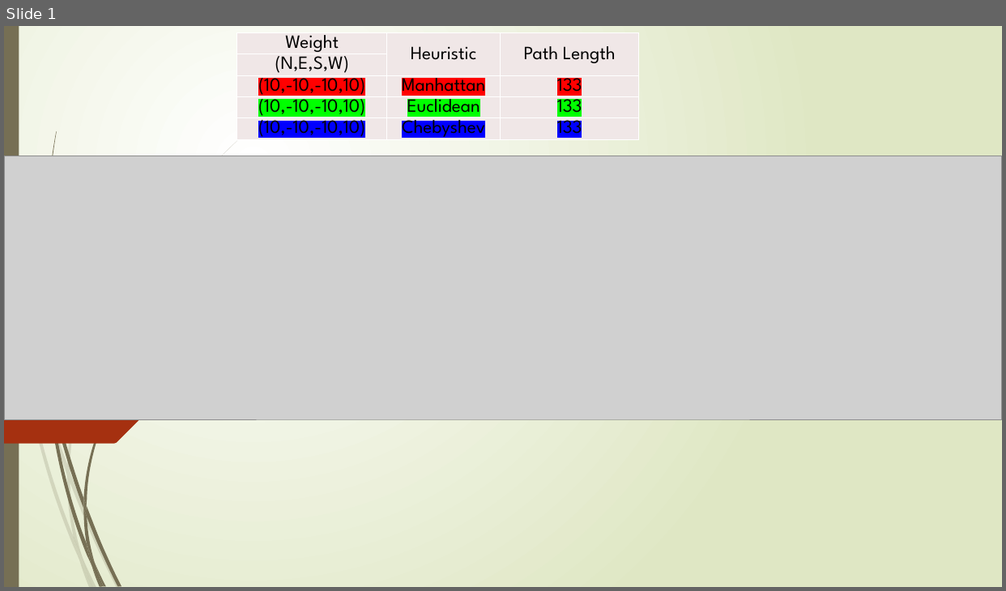
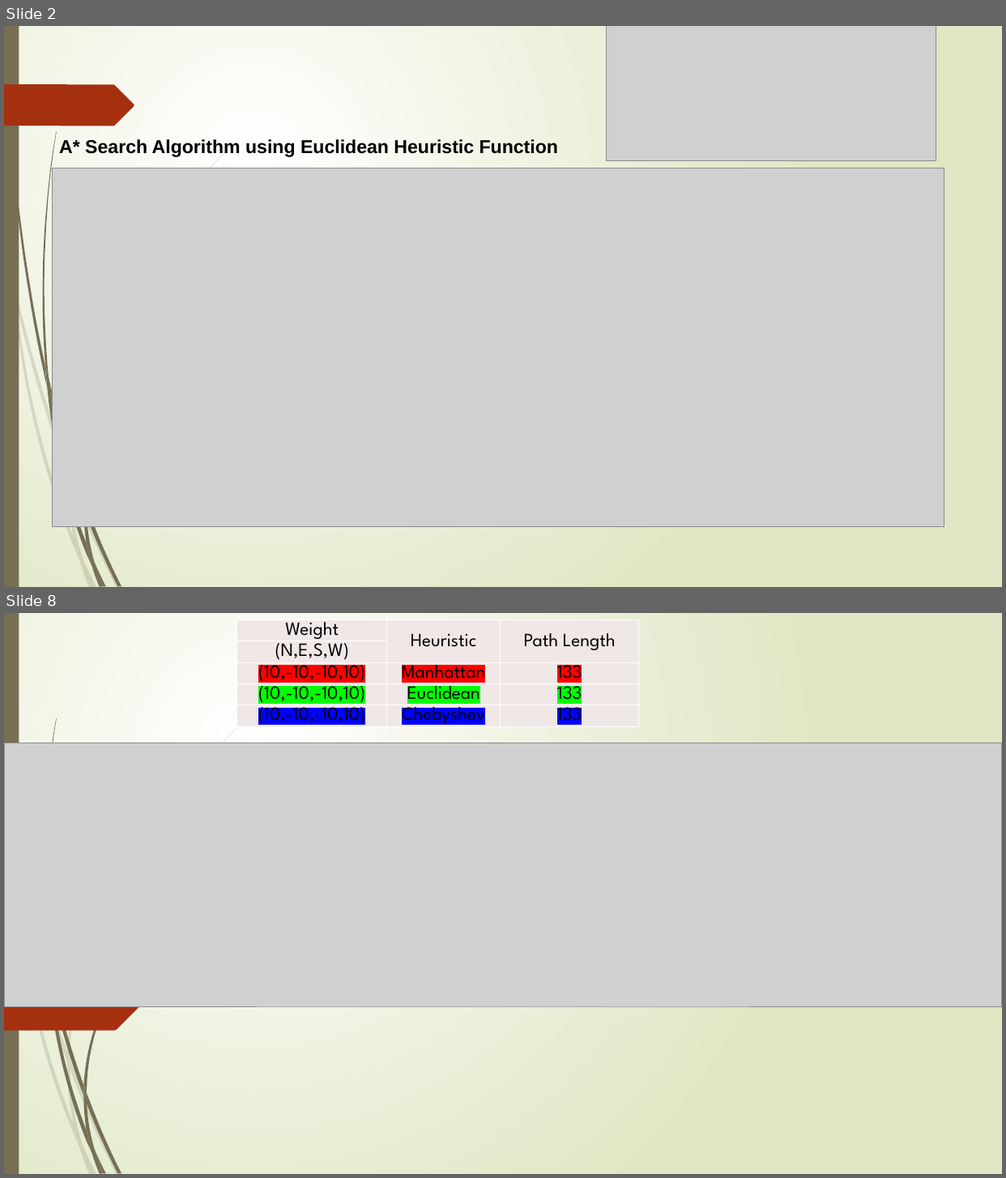
Before and after one commit to Krishna-1996/Master-In-AI, a slide deck: Foundation of Artificial Intelligence/Project 2 ICA/Weight changing presentation.pptx. Shown one above the other, each under a label of ours: slide 1 before the commit, slides 2 and 8 after it; the slides between them are not shown. The pictures are 1006x591 and 1006x1178 pixels, drawn with LibreOffice and Linux fonts; fonts in the diff are those of the drawing; grey boxes stand for pictures. Boxes give left, top, right and bottom in pixels: in the first picture for what was removed or moved away, otherwise in the second. Text is boxed around its words. In the diff, an @@ line names an element or a change of style, - is before the commit and + after.

```diff
--- a/Foundation of Artificial Intelligence/Project 2 ICA/Weight changing presentation.pptx
+++ b/Foundation of Artificial Intelligence/Project 2 ICA/Weight changing presentation.pptx
@@ slide 2 added at [4,26,1002,587], background gradient #FFFFFF to #DFE8C4; not listed: 19 template elements that a slide beside it also shows @@
@@ picture added at [606,26,936,160] @@
@@ freeform shape added at [4,84,134,126], fill #A53010 @@
@@ text added at [59,139,558,157], 18 pt, text #000000, bold @@
+A* Search Algorithm using Euclidean Heuristic Function
@@ picture added at [52,169,944,527] @@
@@ freeform shape added at [45,362,52,404], fill #766F54 @@
@@ what was slide 1 is now slide 8 @@
```
Also in this commit, not shown: 6 other slides added, 11 other files.
